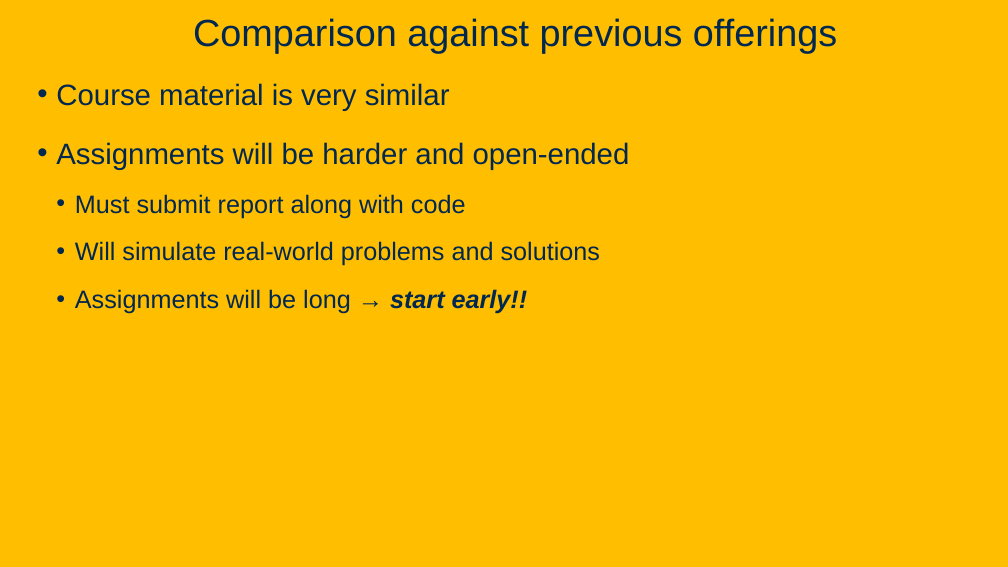
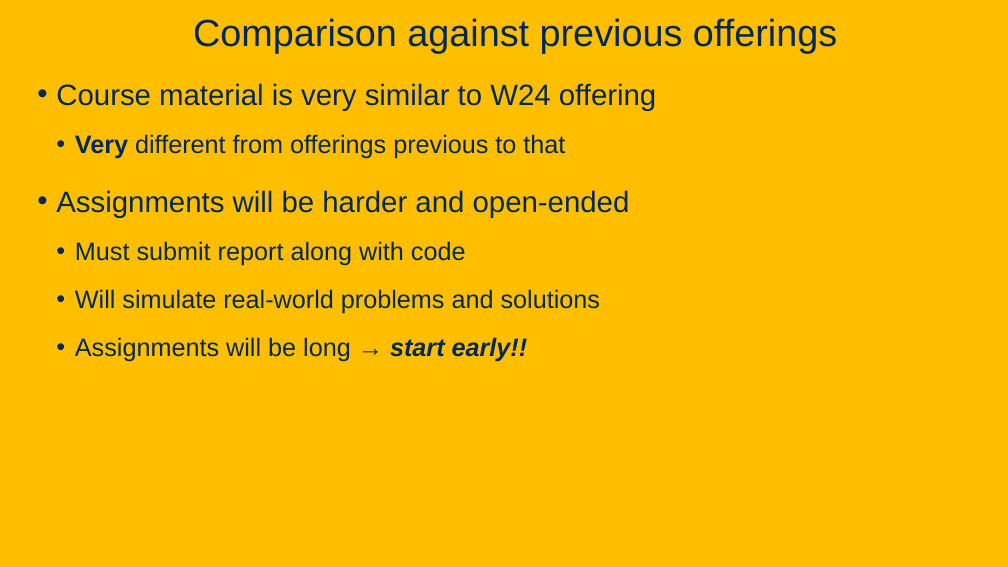
Before and after one commit to davsec-teaching/ecs160-f25, a slide deck: slide 41 of slides/1_logistics_and_course_introduction.pptx (slide 39 before the commit). Drawn at 1008x567 pixels with LibreOffice and Linux fonts; fonts in the diff are those of the drawing; background and template pictures are left out. Boxes give left, top, right and bottom in pixels: in the first picture for what was removed or moved away, otherwise in the second. Text is boxed around its words. In the diff, an @@ line names an element or a change of style, - is before the commit and + after.

```diff
--- a/slides/1_logistics_and_course_introduction.pptx
+++ b/slides/1_logistics_and_course_introduction.pptx
@@ text at box(56, 83, 656, 159): text changed @@
-• Course material is very similar
+• Course material is very similar to W24 offering
+  • Very different from offerings previous to that
```
Also in this commit, not shown: 15 other slides changed, 3 slides added, 1 slide removed.
